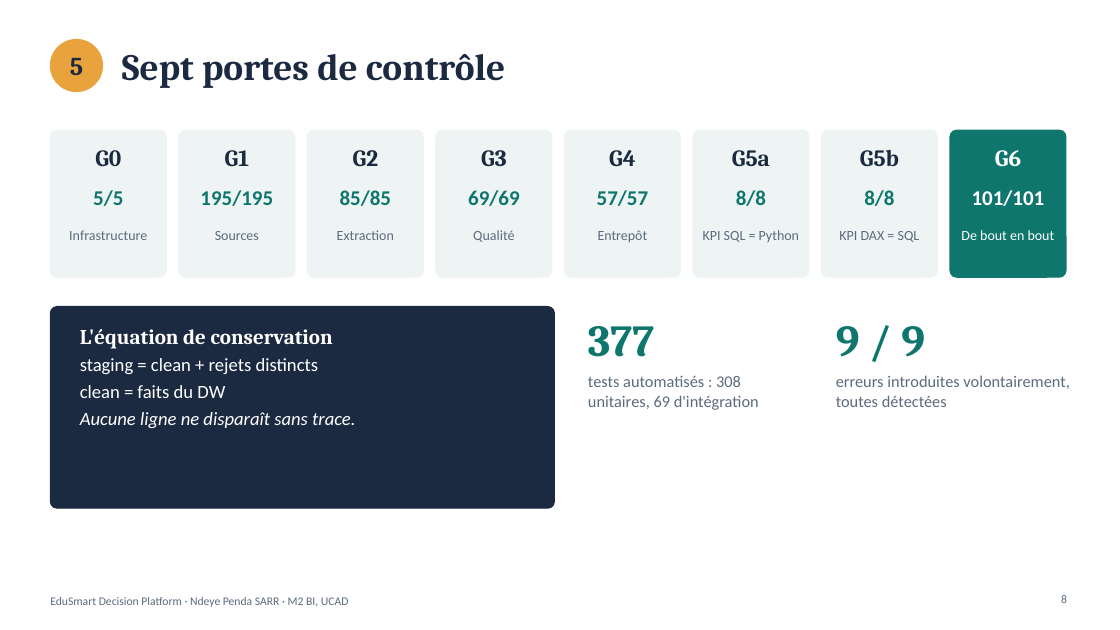
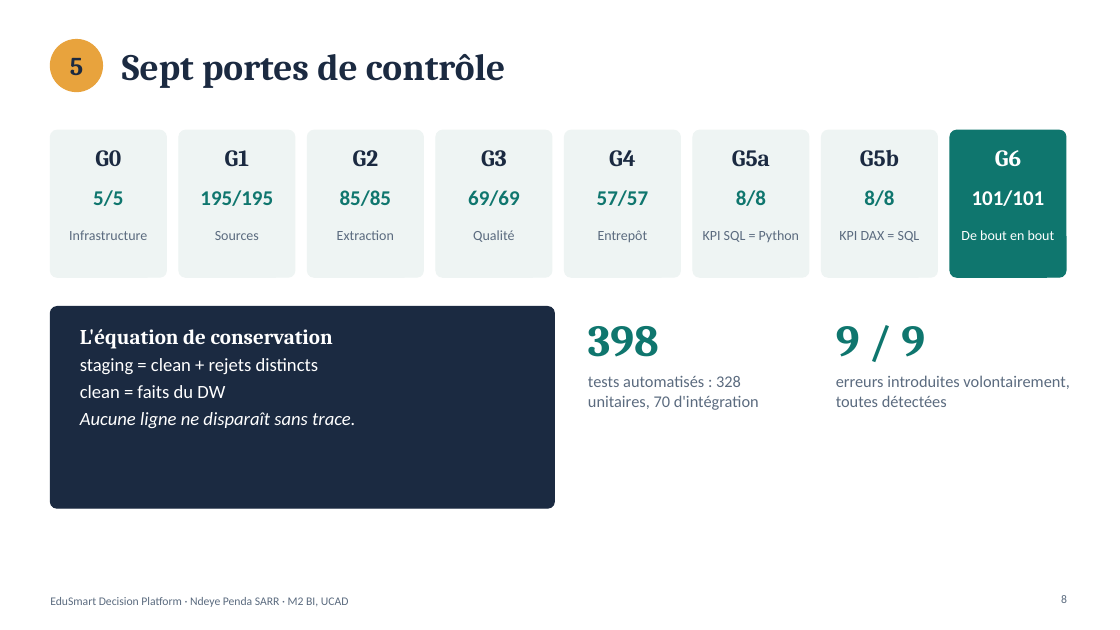
Before and after one commit to NdeyePendaSarr/edusmart-decision-platform, a slide deck: slide 8 of presentation/EduSmart_presentation.pptx. Drawn at 1120x630 pixels with LibreOffice and Linux fonts; fonts in the diff are those of the drawing. Boxes give left, top, right and bottom in pixels: in the first picture for what was removed or moved away, otherwise in the second. Text is boxed around its words. In the diff, an @@ line names an element or a change of style, - is before the commit and + after.

Commit message:
Présentation : 398 tests sur la diapositive 8

```diff
--- a/presentation/EduSmart_presentation.pptx
+++ b/presentation/EduSmart_presentation.pptx
@@ text at (588,326,659,357): text changed @@
-377
+398
@@ text at (588,376,759,410): text changed @@
-tests automatisés : 308 unitaires, 69 d'intégration
+tests automatisés : 328 unitaires, 70 d'intégration
```
